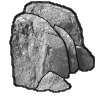
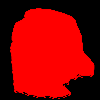
Two versions of the same layered image (100x100). Layer-by-layer changes:
added layer "mask" above "mask bg" over bbox(10, 8, 95, 99)
added layer "mask bg" above "snowline" over bbox(0, 0, 100, 100)
painted on "line" over bbox(9, 1, 95, 100)
painted on "Pasted Layer" over bbox(11, 2, 94, 98)
